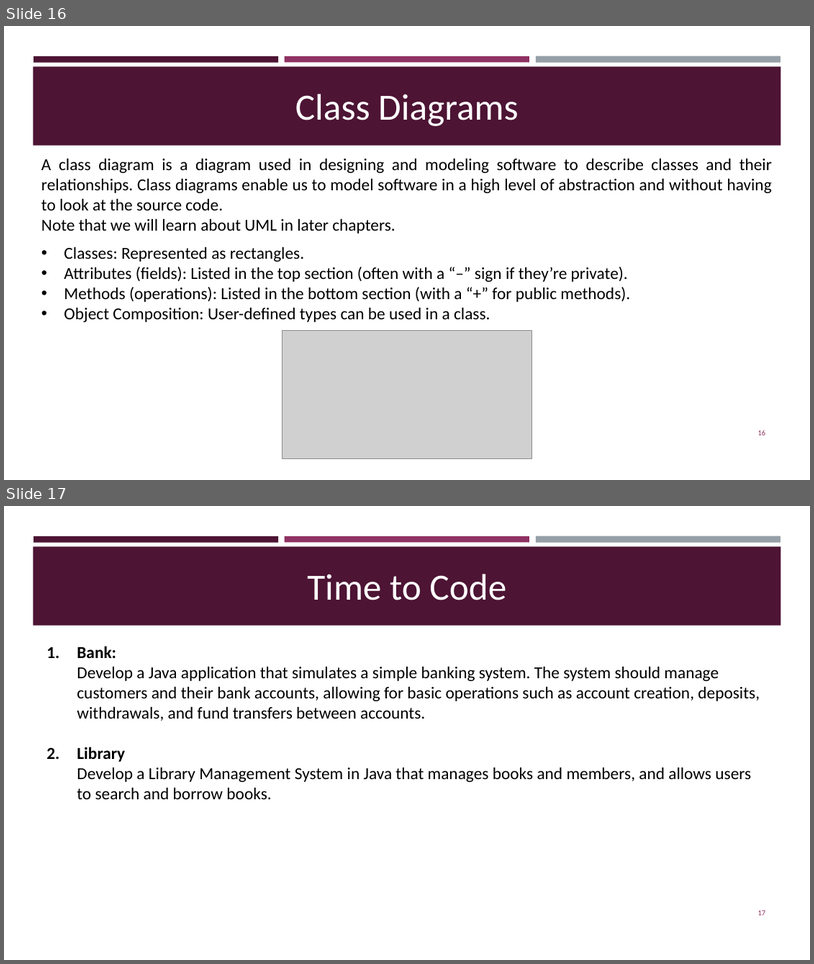
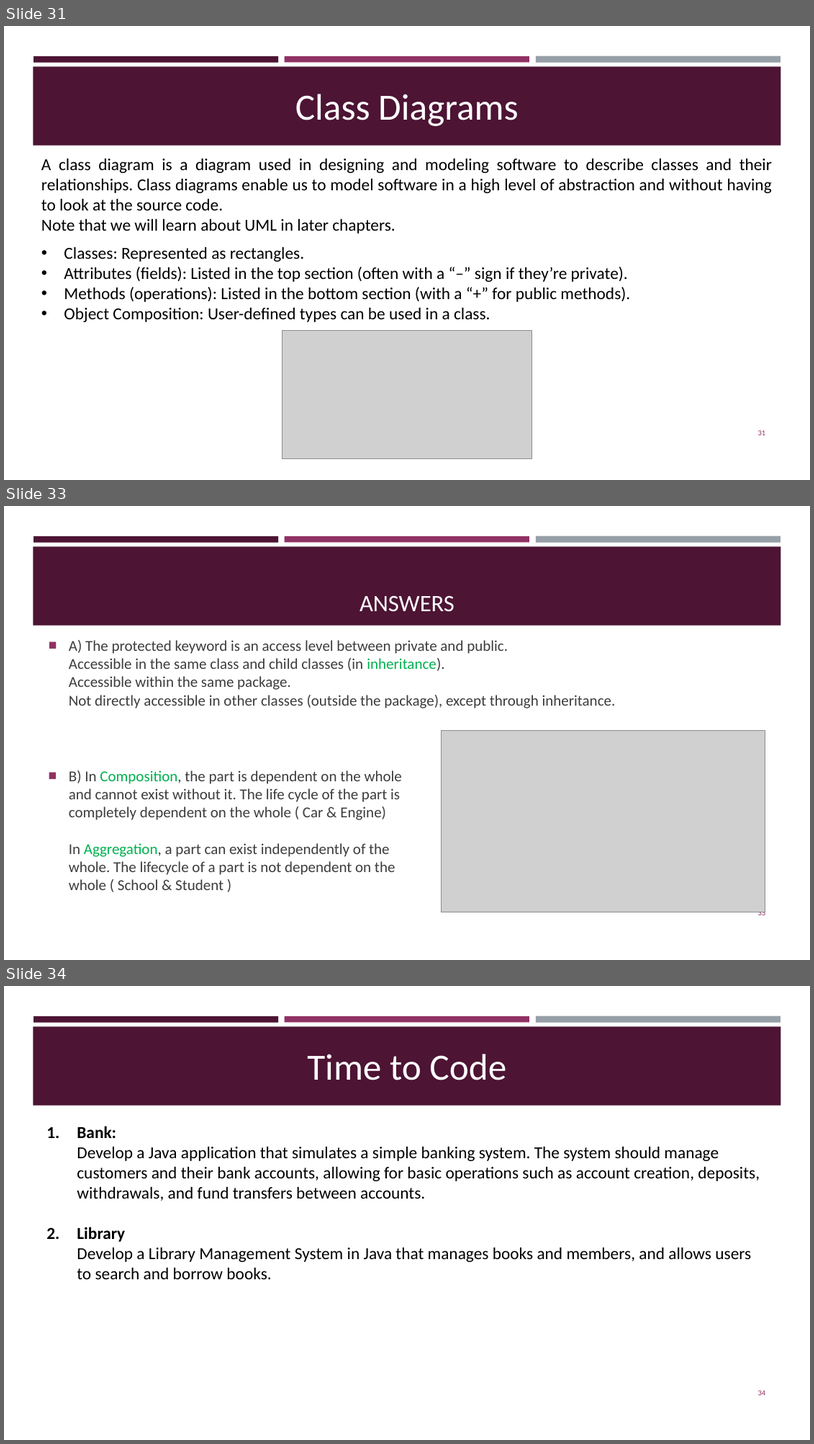
Before and after one commit to AUT-Programming/Java-Programming, a slide deck: Slides/ch1_BasicsAndObjects.pptx. Shown one above the other, each under a label of ours: slides 16 and 17 before the commit, slides 31, 33 and 34 after it; the slides between them are not shown. The pictures are 814x964 and 814x1444 pixels, drawn with LibreOffice and Linux fonts; fonts in the diff are those of the drawing; grey boxes stand for pictures. Boxes give left, top, right and bottom in pixels: in the first picture for what was removed or moved away, otherwise in the second. Text is boxed around its words. In the diff, an @@ line names an element or a change of style, - is before the commit and + after.

```diff
--- a/Slides/ch1_BasicsAndObjects.pptx
+++ b/Slides/ch1_BasicsAndObjects.pptx
@@ slide 33 added at box(4, 506, 810, 960), background #FFFFFF; not listed: 4 template elements that a slide beside it also shows @@
@@ title added at box(360, 595, 455, 612), 28 pt, text #FFFFFF @@
+ANSWERS
@@ text added at box(69, 640, 616, 708), 18 pt, text #3D3D3D @@
+■ A) The protected keyword is an access level between private and public.
+  Accessible in the same class and child classes (in inheritance).
+  Accessible within the same package.
+  Not directly accessible in other classes (outside the package), except through inheritance.
@@ picture added at box(441, 731, 766, 912) @@
@@ text added at box(69, 770, 402, 890), 18 pt, text #3D3D3D @@
+■ B) In Composition, the part is dependent on the whole and cannot exist without it. The life cycle of the part is completely dependent on the whole ( Car & Engine)
+  In Aggregation, a part can exist independently of the whole. The lifecycle of a part is not dependent on the whole ( School & Student )
@@ page number added at box(759, 908, 766, 917), 9 pt, text #903163 @@
+33
@@ what was slide 16 is now slide 31 @@
@@ page number at box(759, 430, 766, 435): text changed @@
-16
+31
@@ what was slide 17 is now slide 34 @@
@@ page number at box(759, 1390, 766, 1395): text changed @@
-17
+34
```
Also in this commit, not shown: 17 other slides added, 3 other files.
